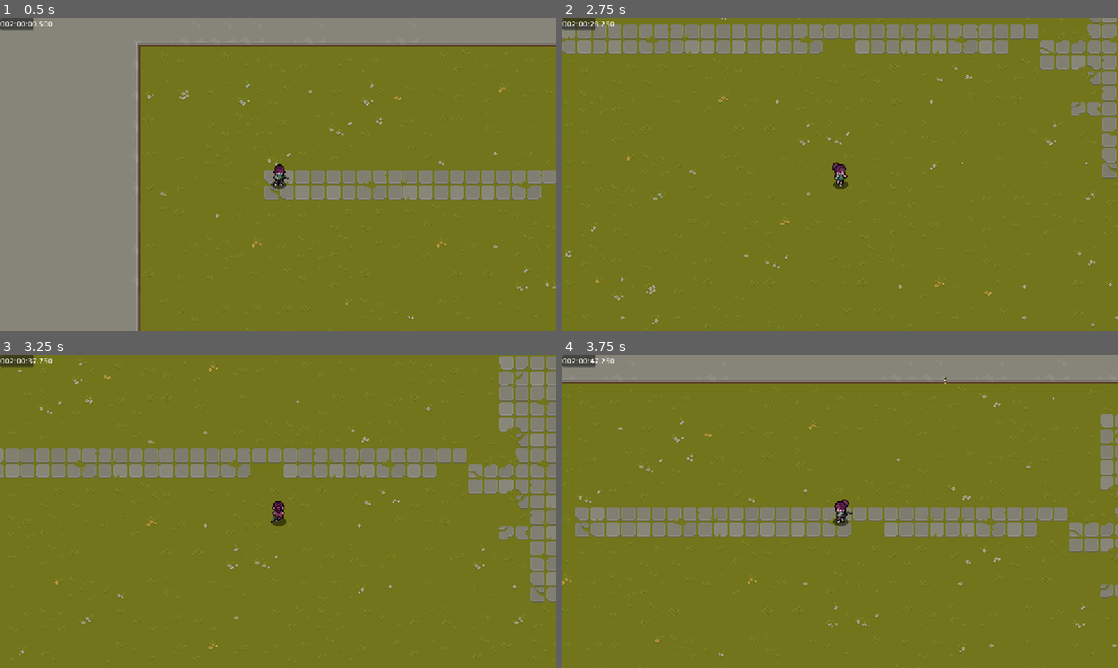
Above: before the commit, frames 1-4 (two rows, left to right).
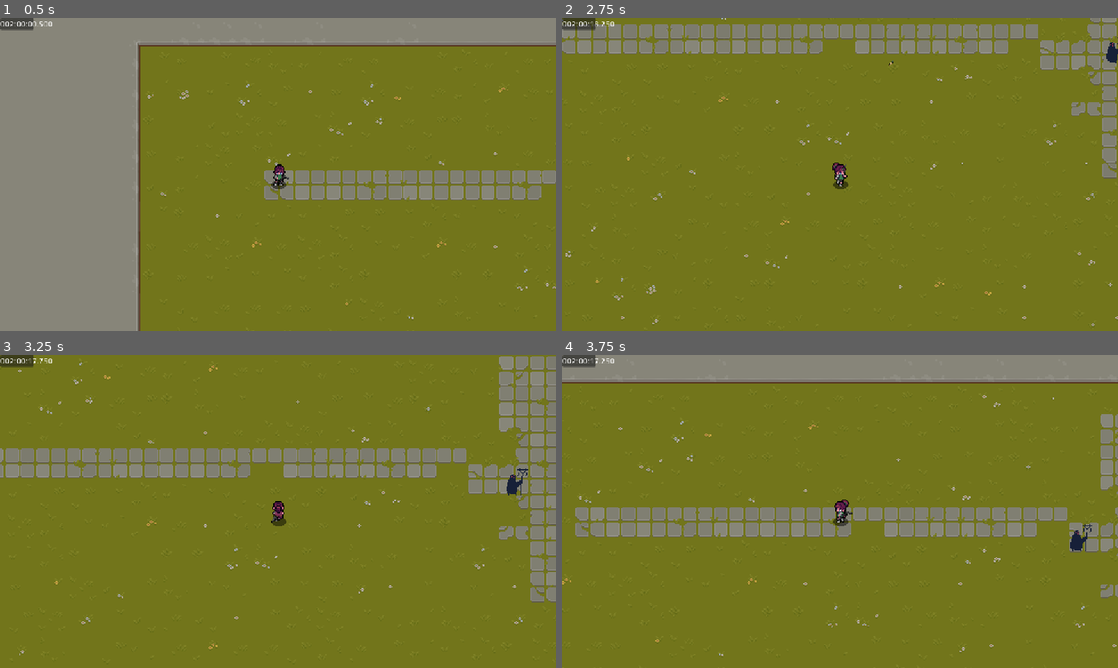
Above: after the commit, the same moments.

Repository: linus-privat/gamejam
Game: Godot game, scene res://scenes/level/level1.tscn
Same seed, same stepped clock (60 frames per second), same inputs: the game is played once before the commit and once after it. This scene is started directly instead of the project's main scene. The engine's default icon, where the game draws it, is replaced by a stand-in: a white triangle on a blue panel in a dark square.
Inputs (mouse positions are in pixels of both pictures, inside the frame that each line leads up to):
- Up to frame 1 (0.5 s): no input
- Up to frame 2 (2.75 s): move the mouse to (962, 158) at 0.52 s; press the mouse at (962, 158) at 0.53 s; hold D (walk right) 0.53-1.28 s; move the mouse to (728, 190) at 1.27 s; release the mouse at (728, 190) at 1.28 s; hold S (walk down) 1.28-2.03 s; click (728, 190) at 1.35 s; move the mouse to (895, 105) at 2.02 s; press the mouse at (895, 105) at 2.03 s; hold D (walk right) from 2.03 s (still down)
- Up to frame 3 (3.25 s): move the mouse to (250, 574) at 2.77 s; release D (walk right) at 2.78 s; release the mouse at (250, 574) at 2.78 s; hold W (walk up) from 2.78 s (still down); click (250, 574) at 2.85 s
- Up to frame 4 (3.75 s): move the mouse to (1006, 558) at 3.52 s; release W (walk up) at 3.53 s; press the mouse at (1006, 558) at 3.53 s; hold A (walk left) from 3.53 s (still down)

Frame 1 is identical in both runs. In frame 2, 0.1% of the frame differs, in the area x 5-100%, y 1-16%; in frame 3, 0.1%; in frame 4, 0.2%, in the area x 5-96%, y 1-63%.

Commit message:
shoot_timer in player scene (firerate)

Diff:
--- a/gamejamgame/scenes/level/level1.tscn
+++ b/gamejamgame/scenes/level/level1.tscn
@@ -1,8 +1,9 @@
-[gd_scene load_steps=5 format=4 uid="uid://cgekm5esv545c"]
+[gd_scene load_steps=6 format=4 uid="uid://cgekm5esv545c"]
 
 [ext_resource type="PackedScene" uid="uid://bq5i78yipkdi8" path="res://scenes/level/level_parent.tscn" id="1_rcrrn"]
 [ext_resource type="Script" uid="uid://dneei4n3tldsf" path="res://scenes/level/level_1.gd" id="2_lm0m4"]
 [ext_resource type="Texture2D" uid="uid://cgcoe3l02845q" path="res://icon.svg" id="3_pgq8h"]
+[ext_resource type="PackedScene" path="res://scenes/player/mage.tscn" id="4_5yh3o"]
 
 [sub_resource type="RectangleShape2D" id="RectangleShape2D_gvmle"]
 size = Vector2(67, 53)
@@ -27,4 +28,7 @@
 scale = Vector2(0.5, 0.375)
 texture = ExtResource("3_pgq8h")
 
+[node name="Mage" parent="." index="6" instance=ExtResource("4_5yh3o")]
+position = Vector2(754, 145)
+
 [connection signal="body_entered" from="Area2D" to="." method="scene_transition"]
--- a/gamejamgame/scenes/player/player.gd
+++ b/gamejamgame/scenes/player/player.gd
@@ -7,15 +7,19 @@
 const acceleration = 1800
 const friction = 1800
 
+
 @onready var animated_sprite = $AnimatedSprite2D
 @onready var shoot_marker_right = $Node2D/GunSprite/ShootStartPosition/MarkerRight
 @onready var shoot_marker_left = $Node2D/GunSprite/ShootStartPosition/MarkerLeft
+@onready var shoot_timer = $ShootTimer
 
 var input = Vector2.ZERO
 var facing = DOWN
 var moving = false
-var mouse_pos
-var shoot_dir
+var mouse_pos = Vector2.ZERO
+var shoot_dir = Vector2.ZERO
+var shoot_timeout = false
+var firerate = 2
 
 
 func _physics_process(delta):
@@ -33,11 +37,15 @@
 	$Node2D.look_at(shoot_dir+global_position)
 
 	# shoot input
-	if Input.is_action_just_pressed("shoot"):
+	if Input.is_action_pressed("shoot"):
 		var pos_right = shoot_marker_right.global_position
 		var pos_left = shoot_marker_left.global_position
-		print('shoot')
-		shoot.emit(pos_right,pos_left, shoot_dir)
+		if not shoot_timeout:
+			shoot.emit(pos_right,pos_left, shoot_dir)
+			shoot_timeout = true
+			shoot_timer.start(firerate)
+			print('shoot')
+
 
 func player_movement(delta):
 		input = Input.get_vector("walk left", "walk right", "walk up", "walk down")
@@ -120,3 +128,7 @@
 			facing = UP
 		Vector2(1, -1):
 			facing = RIGHTUP
+
+
+func _on_shoot_timer_timeout() -> void:
+	shoot_timeout = false
--- a/gamejamgame/scenes/player/player.tscn
+++ b/gamejamgame/scenes/player/player.tscn
@@ -1890,3 +1890,7 @@
 
 [node name="MarkerLeft" type="Marker2D" parent="Node2D/GunSprite/ShootStartPosition"]
 position = Vector2(12, 1.5)
+
+[node name="ShootTimer" type="Timer" parent="."]
+
+[connection signal="timeout" from="ShootTimer" to="." method="_on_shoot_timer_timeout"]
--- a/gamejamgame/scenes/projectiles/bullet.gd
+++ b/gamejamgame/scenes/projectiles/bullet.gd
@@ -1,3 +1,3 @@
 extends RigidBody2D
 
-const speed = 1500
+const speed = 800
